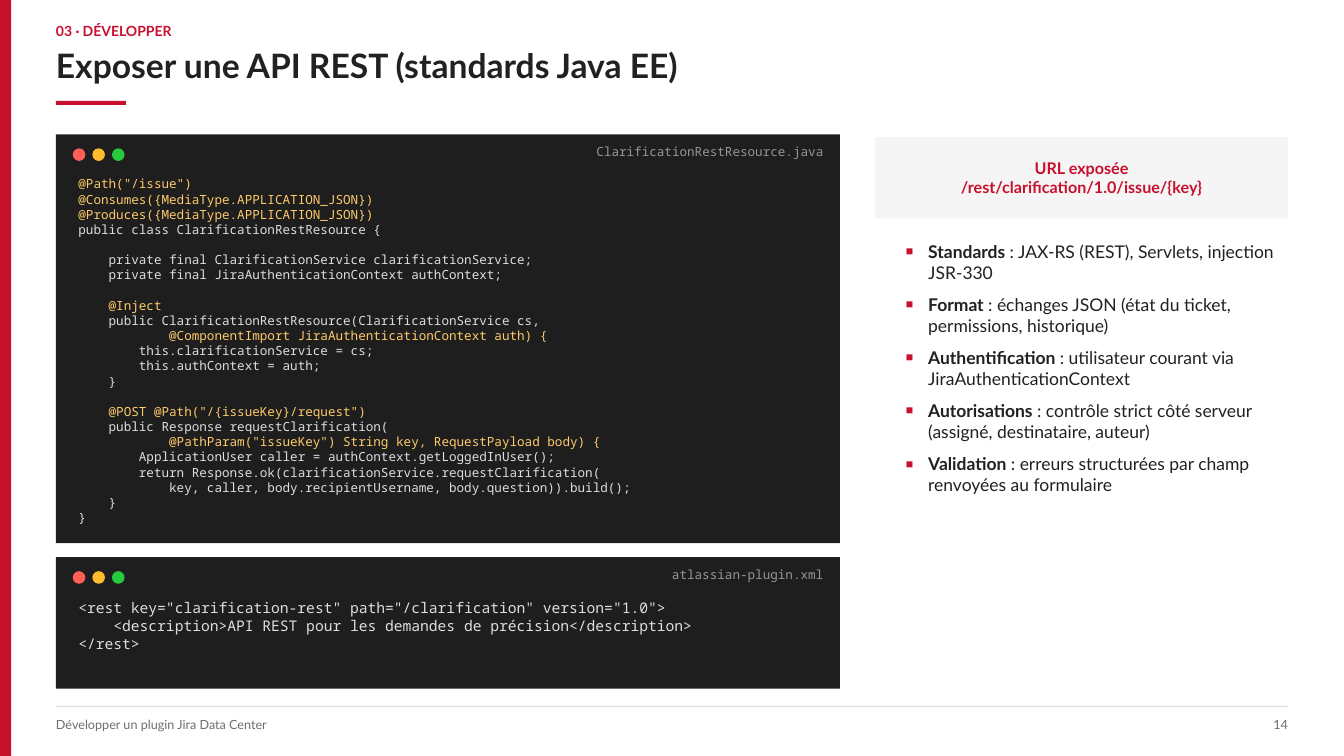
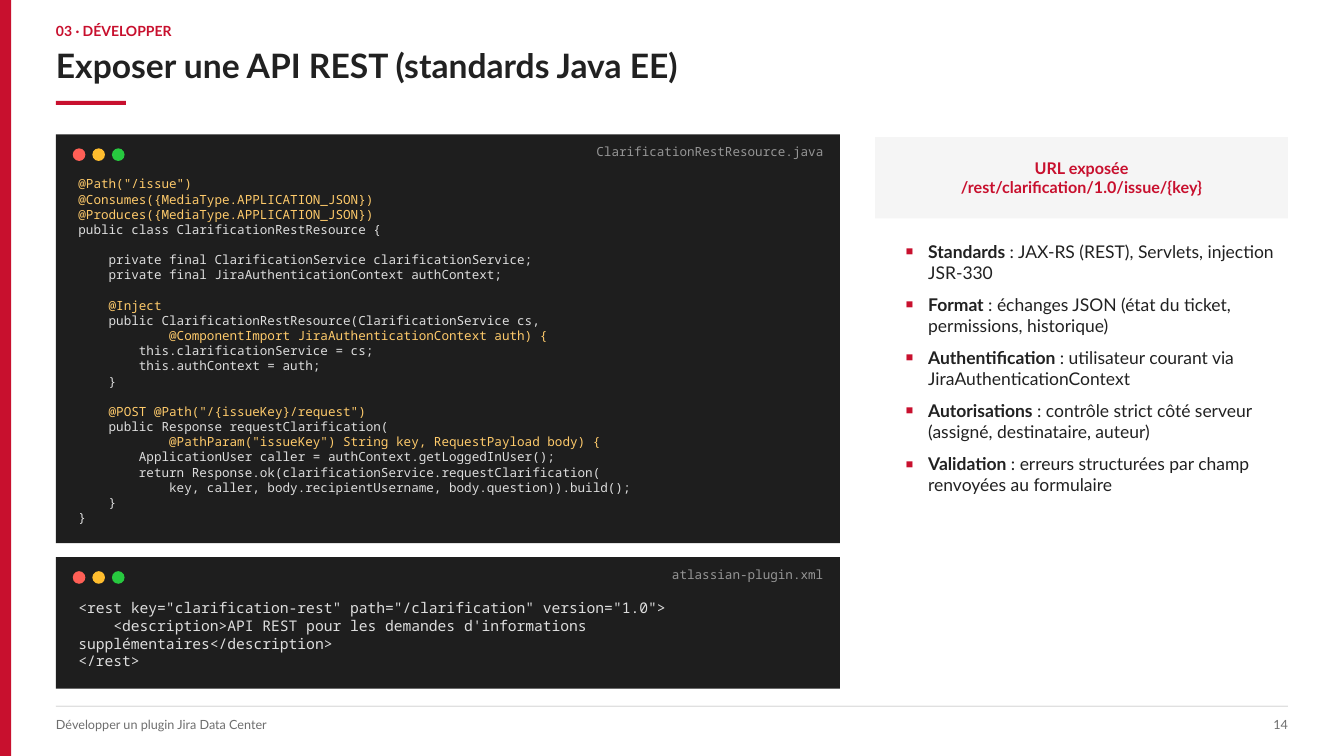
Before and after one commit to Etie20/jira-plugins, a slide deck: slide 14 of Presentation_Developpement_Plugin_Jira_DataCenter.pptx. Drawn at 1344x756 pixels with LibreOffice and Linux fonts; fonts in the diff are those of the drawing. Boxes give left, top, right and bottom in pixels: in the first picture for what was removed or moved away, otherwise in the second. Text is boxed around its words. In the diff, an @@ line names an element or a change of style, - is before the commit and + after.

Commit message:
chore: francisation des libelles (Demande d'infos sup, panneau-demande-infos-sup) et DPI (Data Process et Innovation)

```diff
--- a/Presentation_Developpement_Plugin_Jira_DataCenter.pptx
+++ b/Presentation_Developpement_Plugin_Jira_DataCenter.pptx
@@ text at bbox=[78, 620, 587, 653]: text changed @@
-<description>API REST pour les demandes de précision</description>
+<description>API REST pour les demandes d'informations supplémentaires</description>
```
Also in this commit, not shown: 15 other slides changed, 11 other files.
